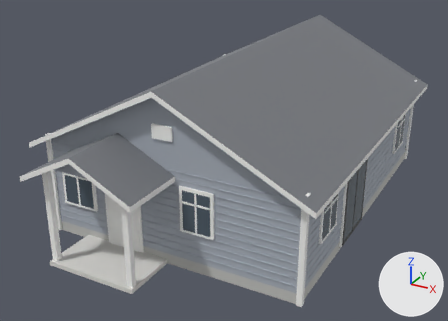
Before and after pictures for a commit that changed the glTF model public/models/walnut-cottage.glb.
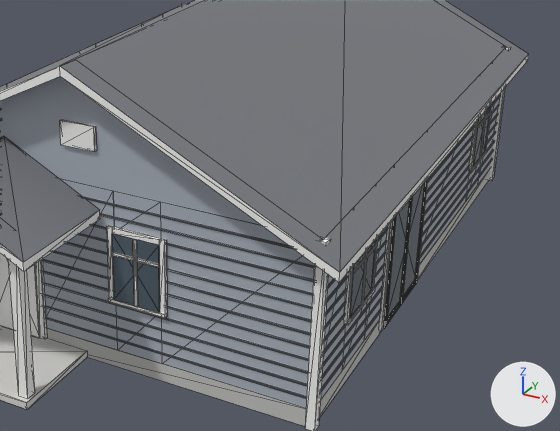
Each version is shown whole from a camera (50 mm lens) standing at (7.84, -15.37, 8.88) and looking at (-0.31, -0.56, 1.47), then close up on the part from 26% to 100% of the width and 16% to 96% of the height. Arrows for +X, +Y and +Z are at lower right; the lights stay in place. The first two pictures are the older version. The close-ups show mesh edges as thin lines. Vertices at exactly the same position are counted once.

Objects in the first close-up: 'The Walnut (cottage)'.
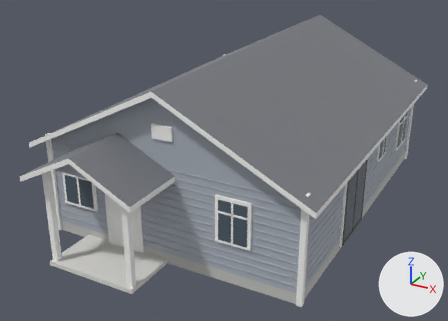
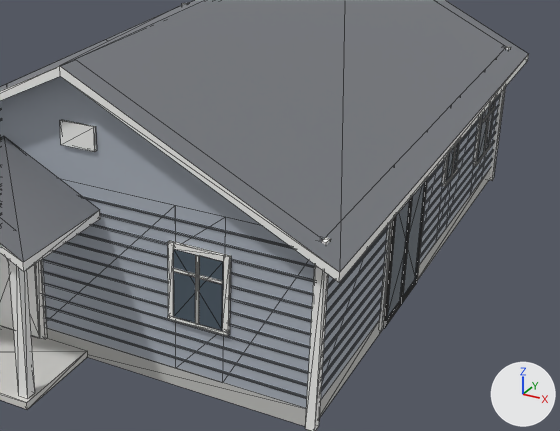
The change, as JSON lines over the scene's bpy script:
```json
{"block": "me_walnut_cottage", "where": "# used by ob_the_walnut__cottage; location = (0.0, 0.0, 0.0)"}
{"op": "remove", "block": "me_walnut_cottage", "code": "me_walnut_cottage.from_pydata(...)  # 1497 vertices, 2573 faces; spans x -4.04..4.04, y -5.92..6.02, z 0.0..4.72"}
{"op": "add", "block": "me_walnut_cottage", "code": "me_walnut_cottage.from_pydata(...)  # 1309 vertices, 2261 faces; spans x -4.04..4.04, y -5.92..6.02, z 0.0..4.72"}
{"block": "me_walnut_cottage", "change": "me_walnut_cottage part 1: a new loose piece, a box spanning x 3.658..3.676, y 2.286..3.962, z 1.675..1.7, in mat_wall (light grey #adb5bf)"}
{"block": "me_walnut_cottage", "change": "me_walnut_cottage part 2: a new loose piece, a box spanning x 3.658..3.676, y 2.286..3.962, z 1.875..1.9, in mat_wall (light grey #adb5bf)"}
{"block": "me_walnut_cottage", "change": "me_walnut_cottage part 3: the loose piece of 8 vertices spanning x 0.89..0.94, y -4.19..-4.18, z 1.19..2.25 is moved by (0.99, 0.0, 0.0)"}
{"block": "me_walnut_cottage", "change": "me_walnut_cottage part 4: the loose piece of 8 vertices spanning x 0.53..1.3, y -4.19..-4.18, z 1.92..1.97 is moved by (0.99, 0.0, 0.0)"}
{"block": "me_walnut_cottage", "change": "me_walnut_cottage part 5: a new loose piece, a box spanning x 3.723..3.738, y 1.956..2.006, z 1.492..2.254, in mat_trim (white #f9f9f7)"}
{"block": "me_walnut_cottage", "change": "me_walnut_cottage part 6: the loose piece of 8 vertices spanning x 3.72..3.74, y 4.09..4.14, z 1.03..2.25 is moved by (0.0, 0.3, 0.0)"}
{"block": "me_walnut_cottage", "change": "me_walnut_cottage part 7: the loose piece of 8 vertices spanning x 3.72..3.74, y 3.66..4.57, z 1.84..1.89 is moved by (0.0, 0.3, 0.0)"}
{"block": "me_walnut_cottage", "change": "me_walnut_cottage part 8: 15 loose pieces with 120 vertices, spanning x -3.74..3.74, y -3.02..5.72, z 1.03..2.25, are deleted"}
{"block": "me_walnut_cottage", "change": "me_walnut_cottage part 9: 154 vertices moved from x -3.68..3.68, y 1.25..5.71, z 0.3..2.9 to x -3.68..3.68, y 1.68..5.71, z 0.3..2.9; 170 vertices removed from x -3.73..3.73, y 1.16..5.71, z 0.3..2.9; 136 vertices added at x -3.73..3.73, y 1.59..5.66, z 0.3..2.9"}
{"block": "me_walnut_cottage", "change": "me_walnut_cottage part 10: 74 vertices moved from x 0.44..1.39, y -4.18..-4.11, z 0.3..2.9 to x 1.43..2.38, y -4.18..-4.11, z 0.3..2.9; 74 vertices removed from x 3.66..3.73, y -3.11..-2.01, z 0.3..2.9"}
{"block": "me_walnut_cottage", "change": "other edits to the shape of me_walnut_cottage do not show in these pictures"}
```

Location of each change, (x1, y1, x2, y2) in pixels of the close-ups (560 x 431 px; the box of a moved part takes in the faces that stretch with it):
```json
{"part": 1, "of": "me_walnut_cottage", "change": "added", "after": [458, 131, 478, 155], "on screen": "mostly hidden"}
{"part": 2, "of": "me_walnut_cottage", "change": "added", "after": [459, 121, 479, 145]}
{"part": 3, "of": "me_walnut_cottage", "change": "moved or reshaped", "before": [133, 239, 138, 307], "after": [195, 255, 199, 325]}
{"part": 4, "of": "me_walnut_cottage", "change": "moved or reshaped", "before": [112, 252, 159, 268], "after": [173, 268, 223, 284]}
{"part": 5, "of": "me_walnut_cottage", "change": "added", "after": [451, 146, 456, 176]}
{"part": 6, "of": "me_walnut_cottage", "change": "moved or reshaped", "before": [479, 109, 487, 160], "after": [483, 104, 491, 154]}
{"part": 7, "of": "me_walnut_cottage", "change": "moved or reshaped", "before": [478, 111, 491, 128], "after": [482, 106, 495, 123]}
{"part": 8, "of": "me_walnut_cottage", "change": "deleted", "before": [354, 243, 377, 305], "on screen": "mostly hidden"}
{"part": 9, "of": "me_walnut_cottage", "change": "moved or reshaped", "before": [419, 94, 500, 265], "after": [419, 94, 500, 265]}
{"part": 10, "of": "me_walnut_cottage", "change": "moved or reshaped", "before": [42, 178, 388, 408], "after": [42, 178, 315, 408]}
```
